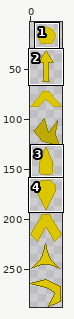
Sprite sheet: Assets/Art/bullet_types.png. Above: a wide view before the commit, with the close-up outlined.
Close-up. Before the edit:
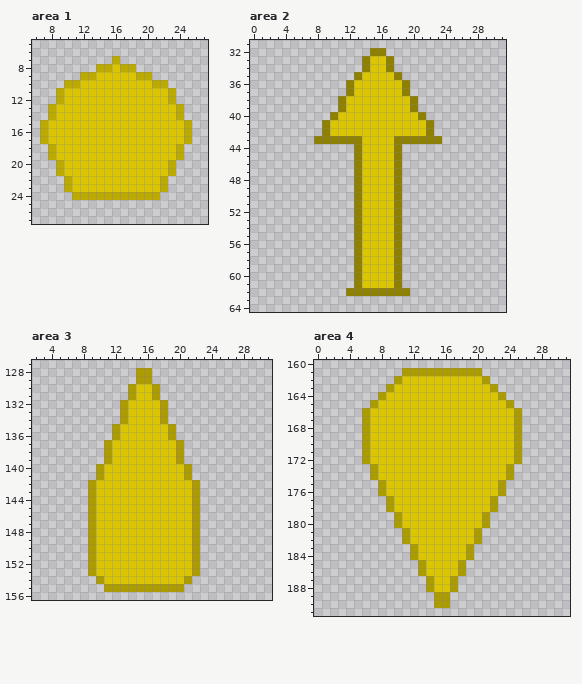
The file is 32x288 pixels. Colours within 5 levels of each other are drawn and written as one. Shown: area 1: x 6..27, y 5..27; area 2: x 0..31, y 31..64; area 3: x 2..31, y 127..156; area 4: x 0..31, y 160..191. The wide view leaves out empty margins. The commit also changed other parts of the picture, which this record leaves out.
The result:
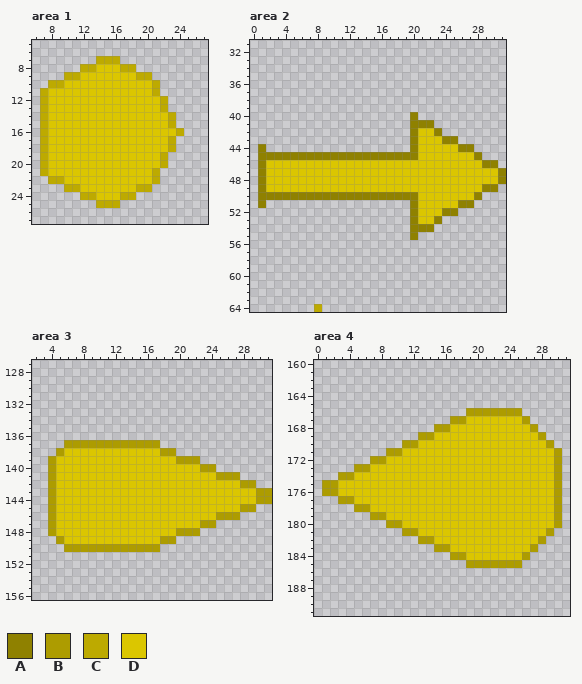
Palette (. is transparent): A #8f8100  B #ad9c00  C #bdaa00  D #dbc600
Diff:
--- area 1
@@ x 6..27 @@
  6 ......................
- 7 ..........C...........
- 8 ........CCDCC.........
- 9 ......CCDDDDDCC.......
-10 ....CCDDDDDDDDDCC.....
-11 ...CDDDDDDDDDDDDDC....
-12 ...CDDDDDDDDDDDDDC....
-13 ..CDDDDDDDDDDDDDDDC...
-14 ..CDDDDDDDDDDDDDDDC...
-15 .CDDDDDDDDDDDDDDDDDC..
-16 .CDDDDDDDDDDDDDDDDDC..
-17 .CDDDDDDDDDDDDDDDDDC..
-18 ..CDDDDDDDDDDDDDDDC...
-19 ..CDDDDDDDDDDDDDDDC...
-20 ...CDDDDDDDDDDDDDC....
-21 ...CDDDDDDDDDDDDDC....
-22 ....CDDDDDDDDDDDC.....
-23 ....CDDDDDDDDDDDC.....
-24 .....CCCCCCCCCCC......
-25 ......................
+ 7 ........CCC...........
+ 8 ......CCDDDCC.........
+ 9 ....CCDDDDDDDCC.......
+10 ..CCDDDDDDDDDDDC......
+11 .CDDDDDDDDDDDDDC......
+12 .CDDDDDDDDDDDDDDC.....
+13 .CDDDDDDDDDDDDDDC.....
+14 .CDDDDDDDDDDDDDDDC....
+15 .CDDDDDDDDDDDDDDDC....
+16 .CDDDDDDDDDDDDDDDDC...
+17 .CDDDDDDDDDDDDDDDC....
+18 .CDDDDDDDDDDDDDDDC....
+19 .CDDDDDDDDDDDDDDC.....
+20 .CDDDDDDDDDDDDDDC.....
+21 .CDDDDDDDDDDDDDC......
+22 ..CCDDDDDDDDDDDC......
+23 ....CCDDDDDDDCC.......
+24 ......CCDDDCC.........
+25 ........CCC...........
 26 ......................
--- area 2
@@ x 0..31 @@
 31 ................................
-32 ...............AA...............
-33 ..............ADDA..............
-34 ..............ADDA..............
-35 .............ADDDDA.............
-36 ............ADDDDDDA............
-37 ............ADDDDDDA............
-38 ...........ADDDDDDDDA...........
-39 ...........ADDDDDDDDA...........
-40 ..........ADDDDDDDDDDA..........
-41 .........ADDDDDDDDDDDDA.........
-42 .........ADDDDDDDDDDDDA.........
-43 ........AAAAAADDDDAAAAAA........
-44 .............ADDDDA.............
-45 .............ADDDDA.............
-46 .............ADDDDA.............
-47 .............ADDDDA.............
-48 .............ADDDDA.............
-49 .............ADDDDA.............
-50 .............ADDDDA.............
-51 .............ADDDDA.............
-52 .............ADDDDA.............
-53 .............ADDDDA.............
-54 .............ADDDDA.............
-55 .............ADDDDA.............
-56 .............ADDDDA.............
-57 .............ADDDDA.............
-58 .............ADDDDA.............
-59 .............ADDDDA.............
-60 .............ADDDDA.............
-61 .............ADDDDA.............
-62 ............AAAAAAAA............
+32 ................................
+33 ................................
+34 ................................
+35 ................................
+36 ................................
+37 ................................
+38 ................................
+39 ................................
+40 ....................A...........
+41 ....................AAA.........
+42 ....................ADDA........
+43 ....................ADDDAA......
+44 .A..................ADDDDDAA....
+45 .AAAAAAAAAAAAAAAAAAAADDDDDDDA...
+46 .ADDDDDDDDDDDDDDDDDDDDDDDDDDDAA.
+47 .ADDDDDDDDDDDDDDDDDDDDDDDDDDDDDA
+48 .ADDDDDDDDDDDDDDDDDDDDDDDDDDDDDA
+49 .ADDDDDDDDDDDDDDDDDDDDDDDDDDDAA.
+50 .AAAAAAAAAAAAAAAAAAAADDDDDDDA...
+51 .A..................ADDDDDAA....
+52 ....................ADDDAA......
+53 ....................ADDA........
+54 ....................AAA.........
+55 ....................A...........
+56 ................................
+57 ................................
+58 ................................
+59 ................................
+60 ................................
+61 ................................
+62 ................................
 63 ................................
-64 ................................
+64 ........C.......................
--- area 3
@@ x 2..31 @@
 127 ..............................
-128 .............BB...............
-129 .............BB...............
-130 ............BDDB..............
-131 ............BDDB..............
-132 ...........BDDDDB.............
-133 ...........BDDDDB.............
-134 ...........BDDDDB.............
-135 ..........BDDDDDDB............
-136 ..........BDDDDDDB............
-137 .........BDDDDDDDDB...........
-138 .........BDDDDDDDDB...........
-139 .........BDDDDDDDDB...........
-140 ........BDDDDDDDDDDB..........
-141 ........BDDDDDDDDDDB..........
-142 .......BDDDDDDDDDDDDB.........
-143 .......BDDDDDDDDDDDDB.........
-144 .......BDDDDDDDDDDDDB.........
-145 .......BDDDDDDDDDDDDB.........
-146 .......BDDDDDDDDDDDDB.........
-147 .......BDDDDDDDDDDDDB.........
-148 .......BDDDDDDDDDDDDB.........
-149 .......BDDDDDDDDDDDDB.........
-150 .......BDDDDDDDDDDDDB.........
-151 .......BDDDDDDDDDDDDB.........
-152 .......BDDDDDDDDDDDDB.........
-153 .......BDDDDDDDDDDDDB.........
-154 ........BDDDDDDDDDDB..........
-155 .........BBBBBBBBBB...........
+128 ..............................
+129 ..............................
+130 ..............................
+131 ..............................
+132 ..............................
+133 ..............................
+134 ..............................
+135 ..............................
+136 ..............................
+137 ....BBBBBBBBBBBB..............
+138 ...BDDDDDDDDDDDDBB............
+139 ..BDDDDDDDDDDDDDDDBBB.........
+140 ..BDDDDDDDDDDDDDDDDDDBB.......
+141 ..BDDDDDDDDDDDDDDDDDDDDBBB....
+142 ..BDDDDDDDDDDDDDDDDDDDDDDDBB..
+143 ..BDDDDDDDDDDDDDDDDDDDDDDDDDBB
+144 ..BDDDDDDDDDDDDDDDDDDDDDDDDDBB
+145 ..BDDDDDDDDDDDDDDDDDDDDDDDBB..
+146 ..BDDDDDDDDDDDDDDDDDDDDBBB....
+147 ..BDDDDDDDDDDDDDDDDDDBB.......
+148 ..BDDDDDDDDDDDDDDDBBB.........
+149 ...BDDDDDDDDDDDDBB............
+150 ....BBBBBBBBBBBB..............
+151 ..............................
+152 ..............................
+153 ..............................
+154 ..............................
+155 ..............................
 156 ..............................
--- area 4
@@ x 0..31 @@
 160 ................................
-161 ...........BBBBBBBBBB...........
-162 ..........BDDDDDDDDDDB..........
-163 .........BDDDDDDDDDDDDB.........
-164 ........BDDDDDDDDDDDDDDB........
-165 .......BDDDDDDDDDDDDDDDDB.......
-166 ......BDDDDDDDDDDDDDDDDDDB......
-167 ......BDDDDDDDDDDDDDDDDDDB......
-168 ......BDDDDDDDDDDDDDDDDDDB......
-169 ......BDDDDDDDDDDDDDDDDDDB......
-170 ......BDDDDDDDDDDDDDDDDDDB......
-171 ......BDDDDDDDDDDDDDDDDDDB......
-172 ......BDDDDDDDDDDDDDDDDDDB......
-173 .......BDDDDDDDDDDDDDDDDB.......
-174 .......BDDDDDDDDDDDDDDDDB.......
-175 ........BDDDDDDDDDDDDDDB........
-176 ........BDDDDDDDDDDDDDDB........
-177 .........BDDDDDDDDDDDDB.........
-178 .........BDDDDDDDDDDDDB.........
-179 ..........BDDDDDDDDDDB..........
-180 ..........BDDDDDDDDDDB..........
-181 ...........BDDDDDDDDB...........
-182 ...........BDDDDDDDDB...........
-183 ............BDDDDDDB............
-184 ............BDDDDDDB............
-185 .............BDDDDB.............
-186 .............BDDDDB.............
-187 ..............BDDB..............
-188 ..............BDDB..............
-189 ...............BB...............
-190 ...............BB...............
+161 ................................
+162 ................................
+163 ................................
+164 ................................
+165 ................................
+166 ...................BBBBBBB......
+167 .................BBDDDDDDDB.....
+168 ...............BBDDDDDDDDDDB....
+169 .............BBDDDDDDDDDDDDDB...
+170 ...........BBDDDDDDDDDDDDDDDDB..
+171 .........BBDDDDDDDDDDDDDDDDDDDB.
+172 .......BBDDDDDDDDDDDDDDDDDDDDDB.
+173 .....BBDDDDDDDDDDDDDDDDDDDDDDDB.
+174 ...BBDDDDDDDDDDDDDDDDDDDDDDDDDB.
+175 .BBDDDDDDDDDDDDDDDDDDDDDDDDDDDB.
+176 .BBDDDDDDDDDDDDDDDDDDDDDDDDDDDB.
+177 ...BBDDDDDDDDDDDDDDDDDDDDDDDDDB.
+178 .....BBDDDDDDDDDDDDDDDDDDDDDDDB.
+179 .......BBDDDDDDDDDDDDDDDDDDDDDB.
+180 .........BBDDDDDDDDDDDDDDDDDDDB.
+181 ...........BBDDDDDDDDDDDDDDDDB..
+182 .............BBDDDDDDDDDDDDDB...
+183 ...............BBDDDDDDDDDDB....
+184 .................BBDDDDDDDB.....
+185 ...................BBBBBBB......
+186 ................................
+187 ................................
+188 ................................
+189 ................................
+190 ................................
 191 ................................
Changed places in both close-ups, as pixel boxes (x1, y1, x2, y2):
changed: (40, 56, 192, 208)
changed: (258, 48, 506, 296)
added: (314, 304, 322, 312)
changed: (48, 368, 272, 592)
changed: (322, 368, 562, 608)
